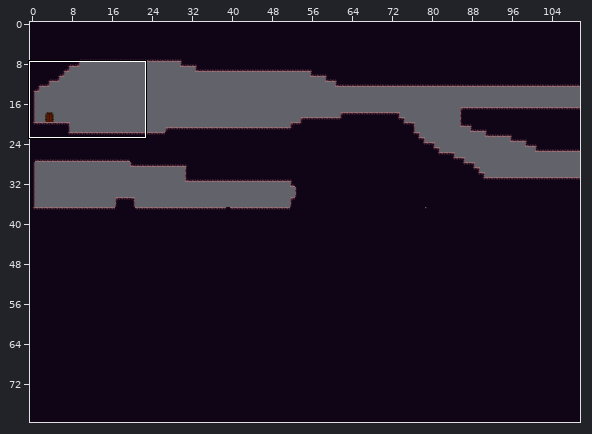
Tiled map: MyChildhoodNightmare/resources/firstTileset.tmx. Above: a wide view before the commit, with the close-up outlined.
Close-up. Earlier state:
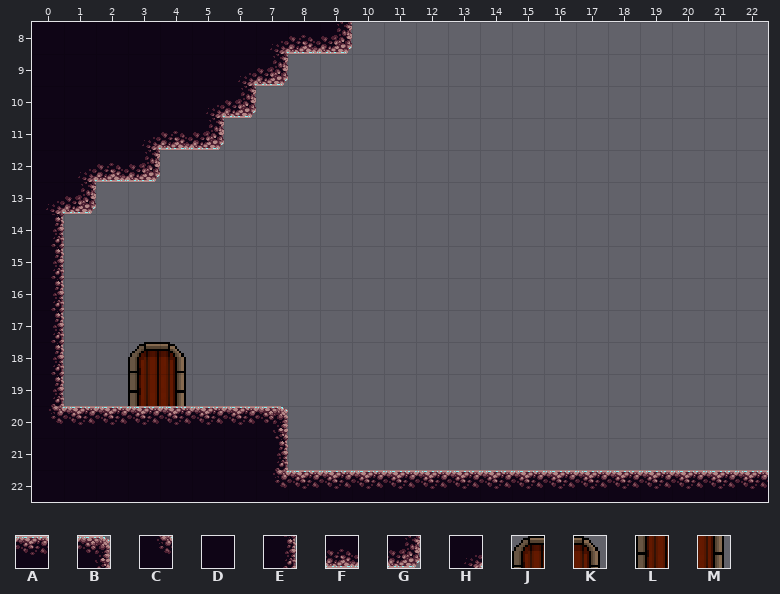
Cells are 32x32 px. Shown: x 0..22, y 8..22.
Key: from "tiles": A 1, B 2, C 5, D 11, E 12, F 21, G 22, H 80, J 83, K 84, L 93, M 94.
_ is an empty cell.
Layers that did not change in this view are not listed.
Layer "ground" before, first column x 0:
 8 DDDDDDDHFG_____________
 9 DDDDDDHG_______________
10 DDDDDHG________________
11 DDDHFG_________________
12 DHFG___________________
13 HG_____________________
14 E______________________
15 E______________________
16 E______________________
17 E______________________
18 E__JK__________________
19 E__LM__________________
20 CAAAAAAB_______________
21 DDDDDDDE_______________
22 DDDDDDDCAAAAAAAAAAAAAAA
After:
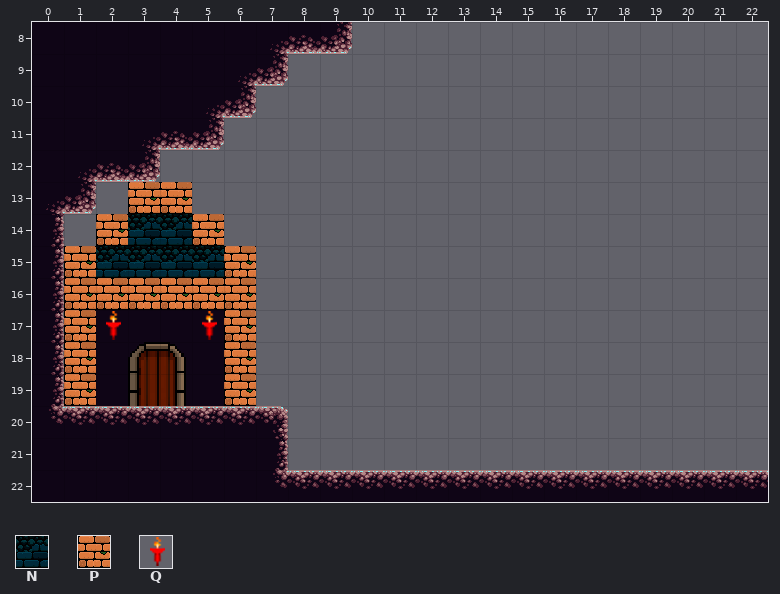
Further tiles: from "tiles": N 31, P 36, Q 56.
Edits made:
Layer "ground":
Tile J gives way to tile D in row 18 at x 3.
Tile K gives way to tile D in row 18 at x 4.
Tile M gives way to tile D in row 19 at x 4.
The edit adds tile D in row 17 at x 2 to 5; in rows 18 to 19 at x 2 and 5.
Layer "torches":
The edit adds tile J in row 18 at x 3.
The edit adds tile K in row 18 at x 4.
The edit adds tile M in row 19 at x 4.
The edit adds tile N in row 14 at x 3 to 4; in row 15 at x 2 to 5.
The edit adds tile P in row 13 at x 3 to 4; in row 14 at x 2 and 5; in row 15 at x 1 and 6; in row 16 at x 1 to 6; in rows 17 to 19 at x 1 and 6.
The edit adds tile Q in row 17 at x 2 and 5.
Pixel boxes of the changes (left, top, right, bottom) in both close-ups:
changed: (64, 182, 256, 406)
